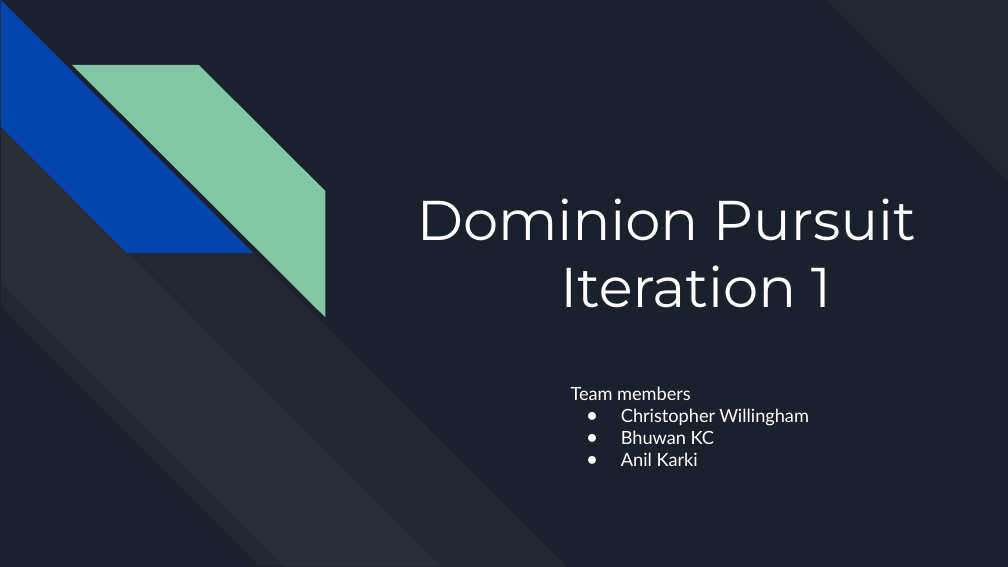
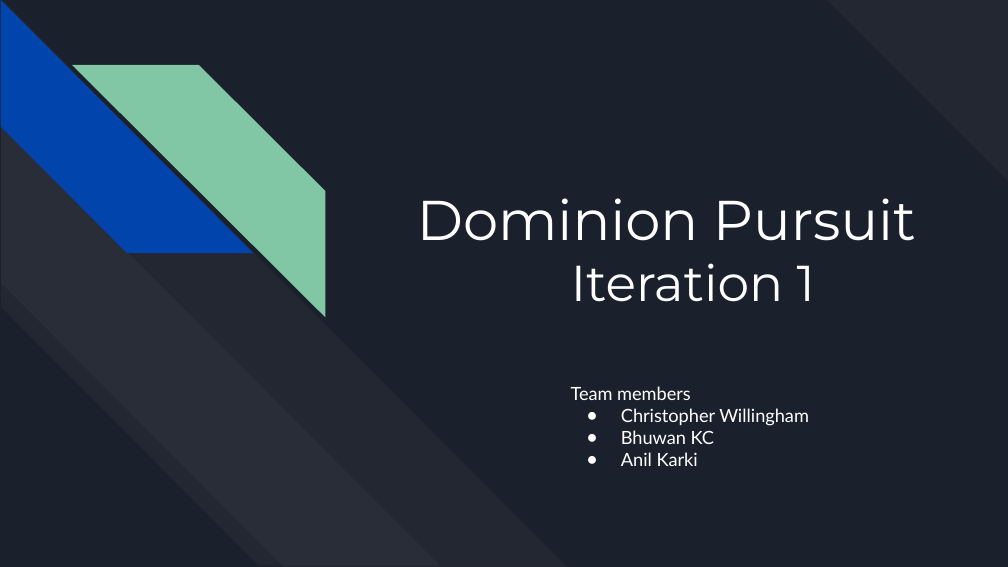
Before and after one commit to bhuwan-kc/DominionPursuit, a slide deck: slide 1 of Documents/Iteration1/Team 7-Iteration 1.pptx. Drawn at 1008x567 pixels with LibreOffice and Linux fonts; fonts in the diff are those of the drawing. Boxes give left, top, right and bottom in pixels: in the first picture for what was removed or moved away, otherwise in the second. Text is boxed around its words. In the diff, an @@ line names an element or a change of style, - is before the commit and + after.

```diff
--- a/Documents/Iteration1/Team 7-Iteration 1.pptx
+++ b/Documents/Iteration1/Team 7-Iteration 1.pptx
@@ title at (x1=571, y1=263, x2=815, y2=302): size 40 to 36 pt in "Iteration 1" @@
```
Also in this commit, not shown: 10 other files.
